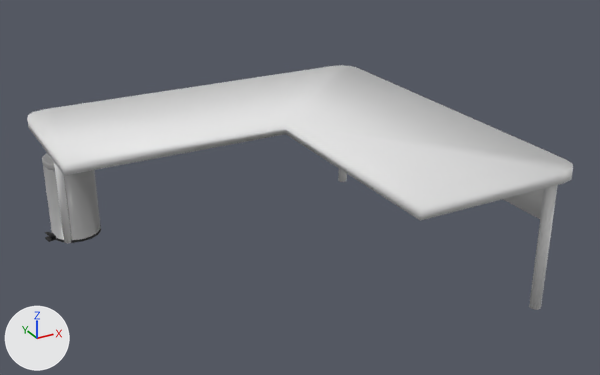
The FBX model ECOE sim/Assets/Art/Environment/Furniture_Large/Furniture_Large.fbx: old version first, new version second.
Both versions are drawn from a camera (50 mm lens) standing at (-0.9, -4.58, 2.31) and looking at (1.11, -0.92, 0.48). Lighting does not change. The marker at lower left points along +X, +Y and +Z. The older version comes first. The same objects are shown in both versions, whatever each file hides. Where no turn or scale is listed for an object, it has been applied to the vertices. Vertices at exactly the same position are counted once.

Objects in the first picture: 'BinCircular', 'DesktopClinic'.
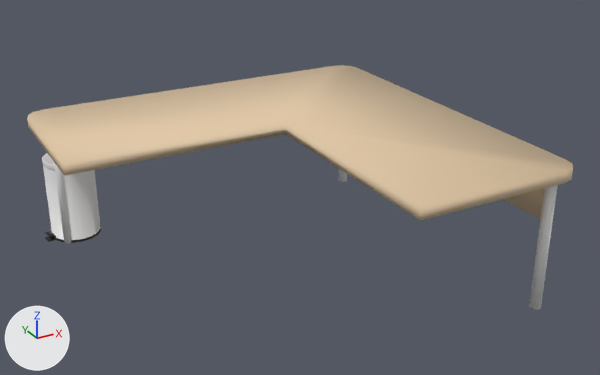
Location of each change, [x1, y1, x2, y2] in pixels of the pictures (600 x 375 px):
'DesktopClinic', recoloured (white to beige)
    both: [27, 65, 573, 243]
'BinCircular', recoloured (grey to white)
    both: [42, 153, 101, 243]
part 1 of me_desktop_001, recoloured (white to beige)
    both: [27, 65, 573, 221]

The change in detail:
Material 'M_Metal_Brushed' (mat_m_metal_brushed) changes colour from grey #a0a0a0 to white #e7e7e7; in linear values from (0.352, 0.352, 0.352) to (0.8, 0.8, 0.8).
Material 'M_Wood_Desk' (mat_m_wood_desk) is new.
Its base color is (0.768, 0.584, 0.381) (beige #e3c9a6).
Its roughness is 0.6.
me_desktop_001 has 162 vertices, 105 faces and spans x -0.11..2.06, y -2.02..0.12, z 0.0..0.8.
me_desktop_001 is used by ob_desktopclinic; location (0.0, 0.0, 0.0).
me_desktop_001 part 1: 51 of the faces centred in x -0.11..2.06, y -2.02..0.12, z 0.5..0.8 switch from no material to mat_m_wood_desk (beige #e3c9a6).
me_desktop_001 gains material mat_m_metal_brushed (white #e7e7e7).
